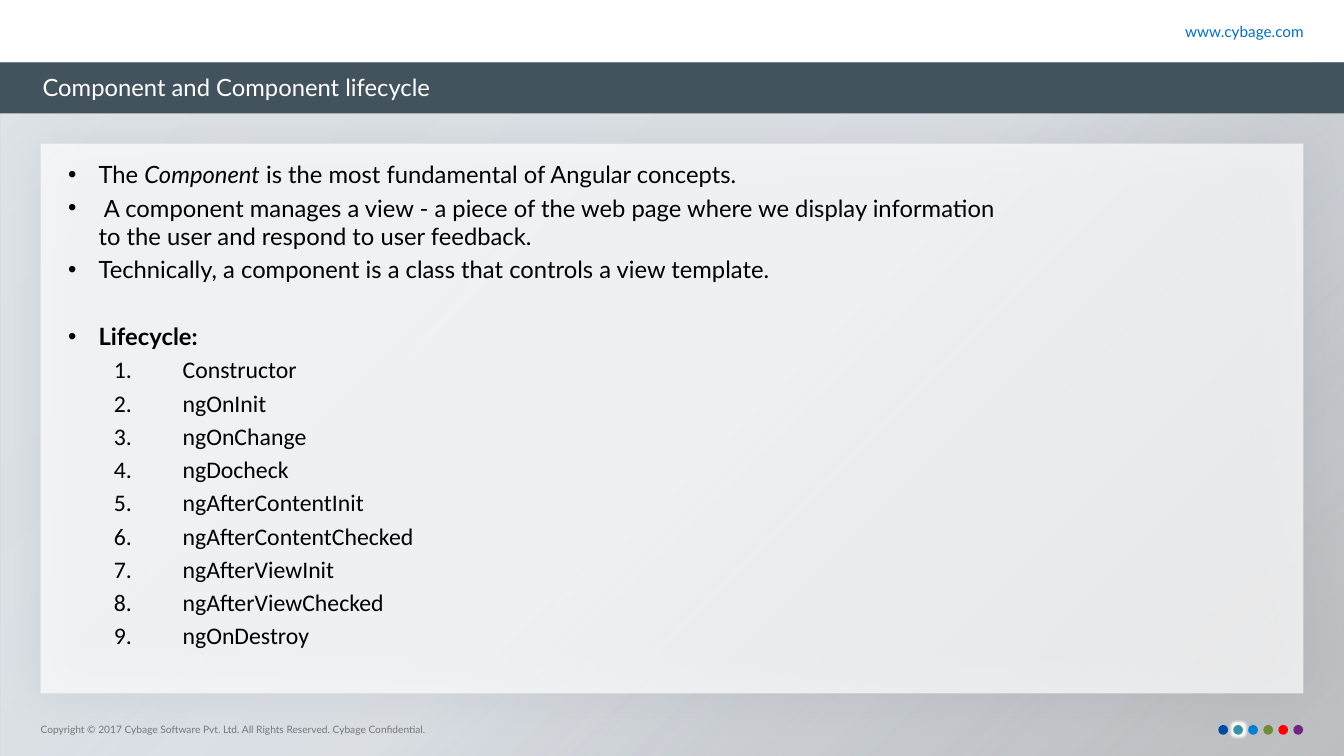
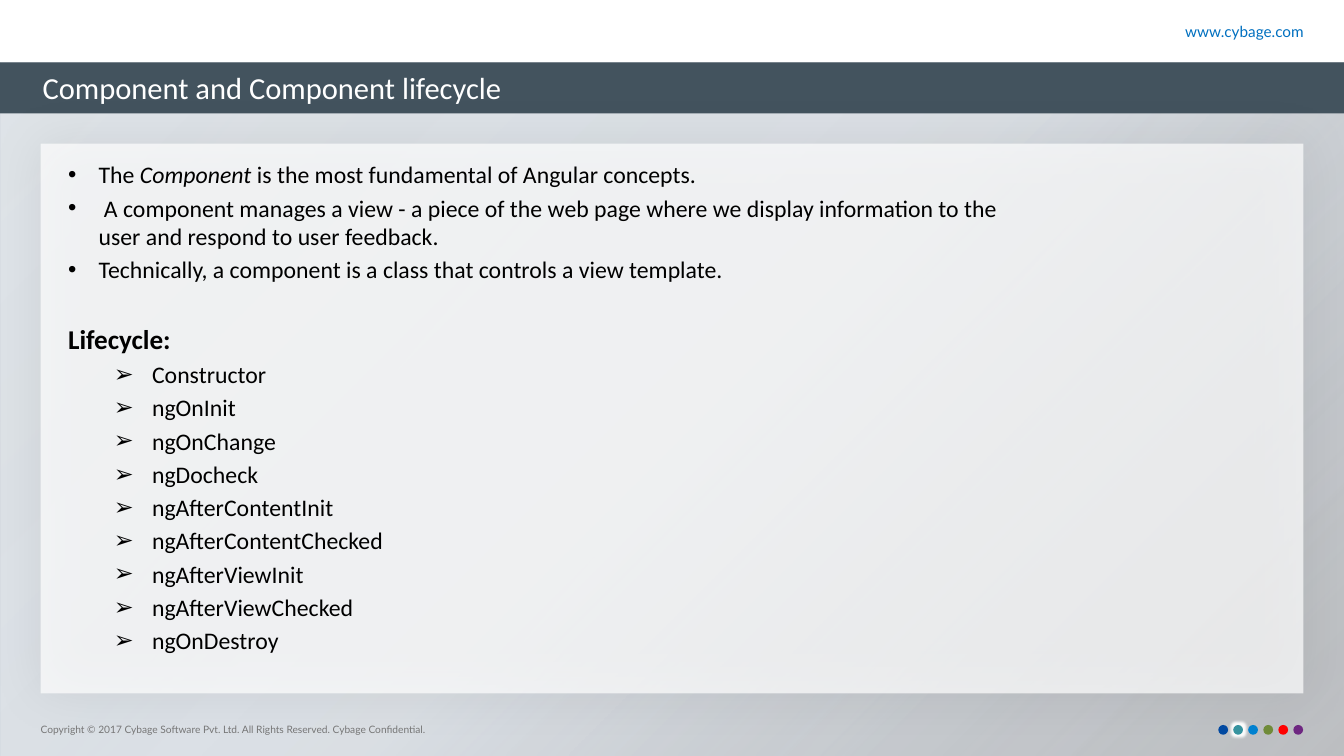
Before and after one commit to nileshpag/ppt, a slide deck: slide 10 of Angular2.pptx (slide 11 before the commit). Drawn at 1344x756 pixels with LibreOffice and Linux fonts; fonts in the diff are those of the drawing; background and template pictures are left out. Boxes give left, top, right and bottom in pixels: in the first picture for what was removed or moved away, otherwise in the second. Text is boxed around its words. In the diff, an @@ line names an element or a change of style, - is before the commit and + after.

```diff
--- a/Angular2.pptx
+++ b/Angular2.pptx
@@ title "Component and Component lifecycle" at (43,78,501,104): size 14 to 18 pt, font Lato to Calibri @@
@@ text "The Component is the most ..." at (68,166,996,653): font Lato to Calibri in "The Component is the most fundamental of ...", "A component manages a view - a ...", "Technically, a component is a class that ...", "Lifecycle:"; size 14 to 16 pt in "Lifecycle:"; bullet • to none; bullet 1. to ➢ @@
```
Also in this commit, not shown: 14 other slides changed, 2 slides removed.
